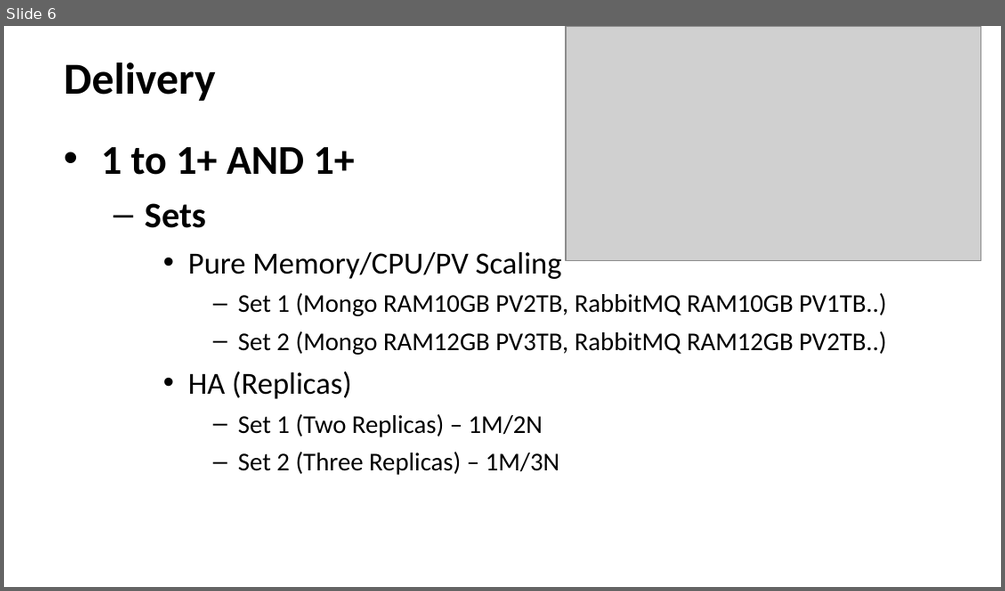
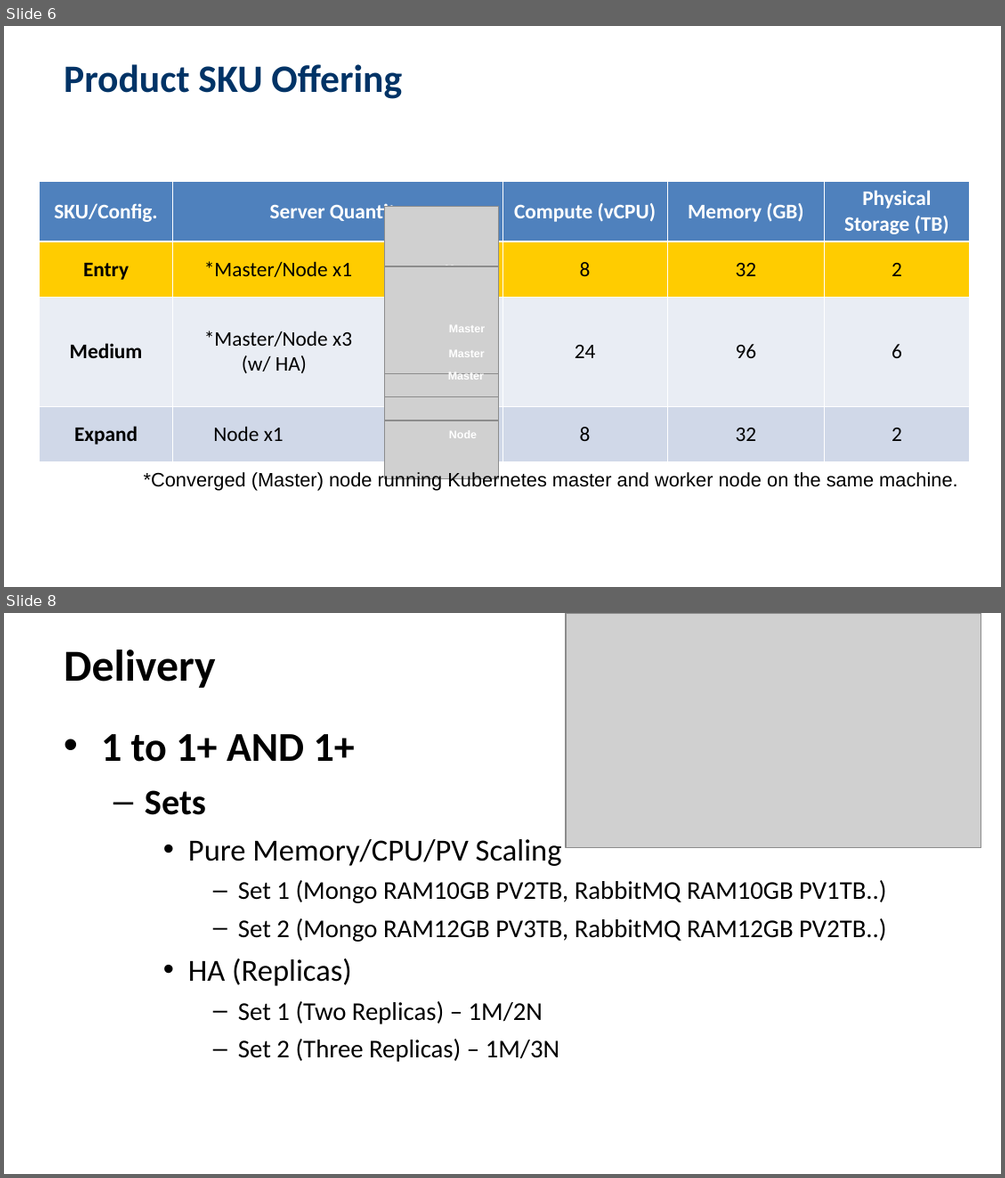
Before and after one commit to TsubasaEX/Tracks, a slide deck: ppt/Plan_For_DSS.ppt. Shown one above the other, each under a label of ours: slide 6 before the commit, slides 6 and 8 after it; the slides between them are not shown. The pictures are 1005x591 and 1005x1178 pixels, drawn with LibreOffice and Linux fonts; fonts in the diff are those of the drawing; grey boxes stand for pictures; background and template pictures are left out. Boxes give left, top, right and bottom in pixels: in the first picture for what was removed or moved away, otherwise in the second. Text is boxed around its words. In the diff, an @@ line names an element or a change of style, - is before the commit and + after.

```diff
--- a/ppt/Plan_For_DSS.ppt
+++ b/ppt/Plan_For_DSS.ppt
@@ slide 6 added at (4, 26, 1001, 587), background picture (left out) @@
@@ title added at (64, 64, 402, 99), 28 pt, text #003366, bold @@
+Product SKU Offering
@@ table added at (39, 181, 968, 460), 4 rows, 5 columns @@
+SKU/Config. | Server Quantity | Compute (vCPU) | Memory (GB) | Physical Storage (TB)
+Entry | *Master/Node x1 | 8 | 32 | 2
+Medium | *Master/Node x3 / (w/ HA) | 24 | 96 | 6
+Expand | Node x1 | 8 | 32 | 2
@@ picture added at (385, 207, 499, 313) @@
@@ text added at (445, 265, 480, 267), 8 pt, text #FFFFFF, bold @@
+Master
@@ picture added at (385, 372, 499, 478) @@
@@ group added at (385, 266, 499, 421): 3 pictures, 3 texts @@
+Master
+Master
+Master
@@ text added at (449, 430, 477, 438), 8 pt, text #FFFFFF, bold @@
+Node
@@ text added at (144, 471, 958, 491), 14 pt, text #000000 @@
+*Converged (Master) node running Kubernetes master and worker node on the same machine.
@@ what was slide 6 is now slide 8 @@
```
Also in this commit, not shown: 4 slides changed, 1 other slide added, 1 other file.
